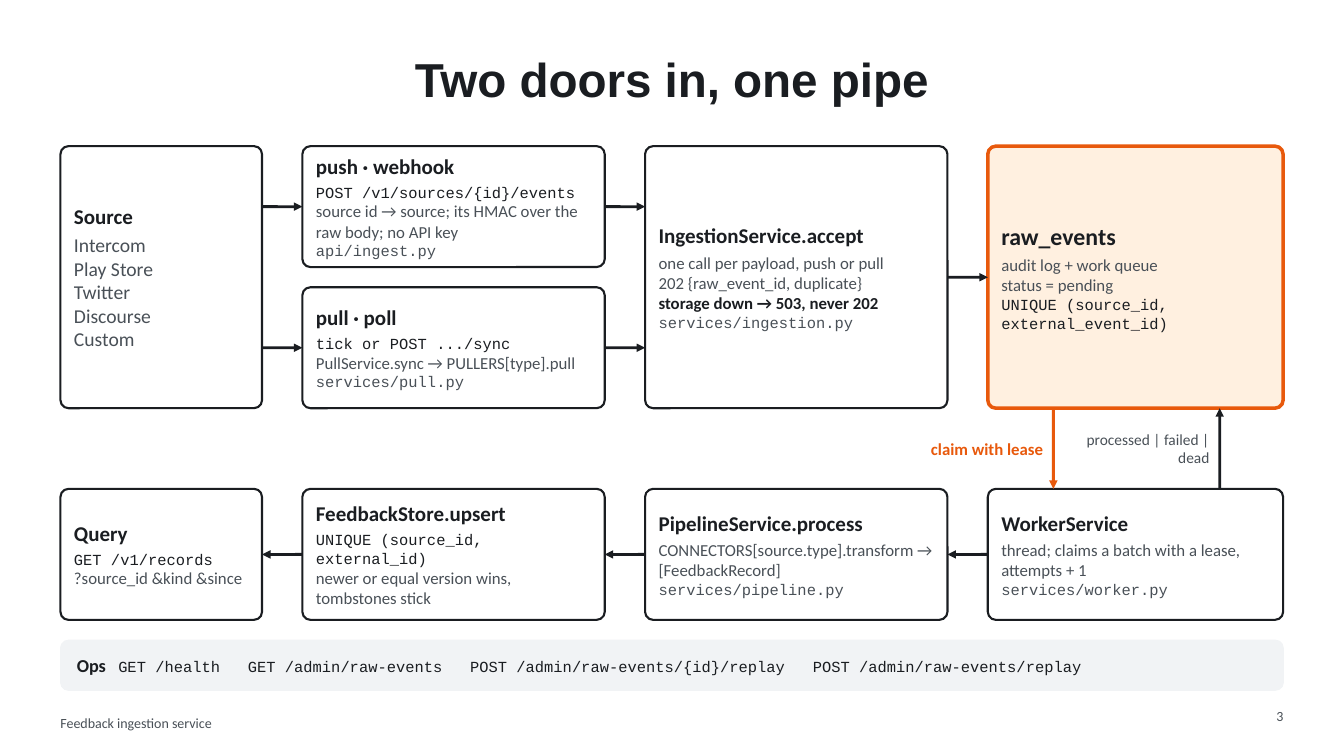
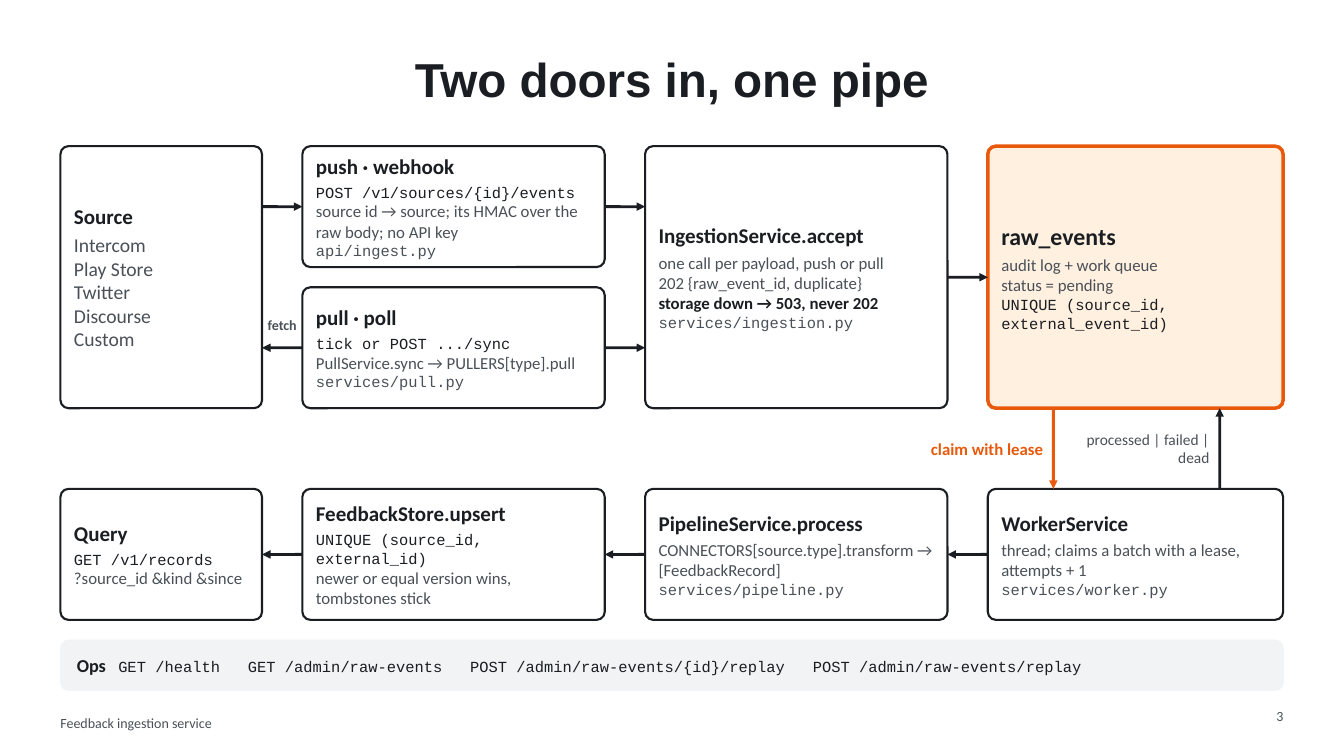
Before and after one commit to regalmoix/feedback-ingest, a slide deck: slide 3 of docs/slides/deck.pptx. Drawn at 1344x756 pixels with LibreOffice and Linux fonts; fonts in the diff are those of the drawing. Boxes give left, top, right and bottom in pixels: in the first picture for what was removed or moved away, otherwise in the second. Text is boxed around its words. In the diff, an @@ line names an element or a change of style, - is before the commit and + after.

```diff
--- a/docs/slides/deck.pptx
+++ b/docs/slides/deck.pptx
@@ text added at (x1=268, y1=320, x2=297, y2=330), 10 pt, text #495057, bold @@
+fetch
@@ arrow moved from (262, 348) - (302, 348) to (302, 348) - (262, 348) @@
```
Also in this commit, not shown: 3 other slides changed, 14 other files.
